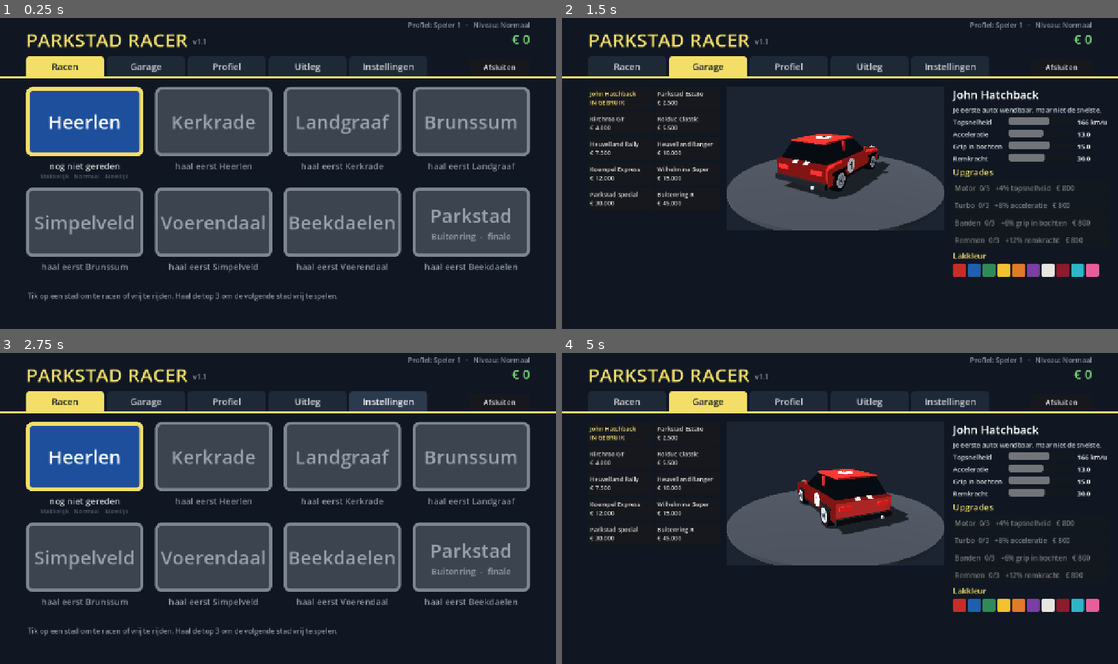
Above: before the commit, frames 1-4 (two rows, left to right).
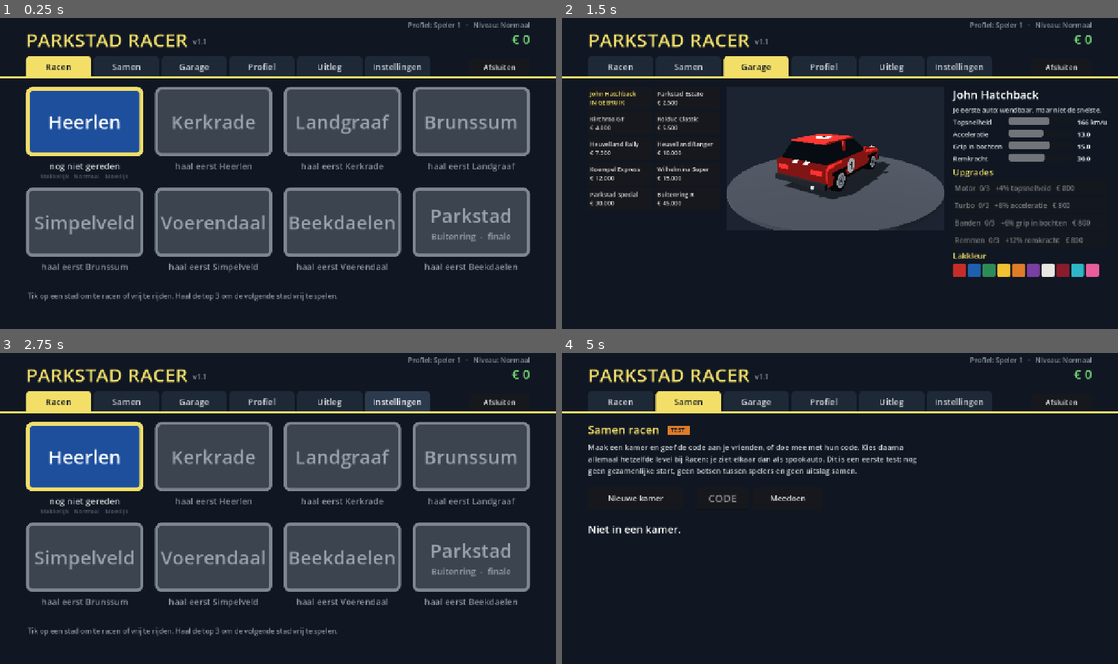
Above: after the commit, the same moments.

Repository: Clippie93/parkstad-racer
Game: Godot game, scene res://scenes/menu.tscn
Same seed, same stepped clock (60 frames per second), same inputs: the game is played once before the commit and once after it. Sound files missing from this copy of the repository are replaced by a short silence.
Inputs (mouse positions are in pixels of both pictures, inside the frame that each line leads up to):
- Up to frame 1 (0.25 s): no input
- Up to frame 2 (1.5 s): click "Racen" at 0.5 s; click "Garage" at 1.25 s
- Up to frame 3 (2.75 s): click "Racen" at 2 s
- Up to frame 4 (5 s): click (689, 402) at 2.75 s, where only the run after the commit has a clickable "Samen"; click "Garage" at 3.5 s; click (689, 402) at 4.25 s, where only the run after the commit has a clickable "Samen"

The runs differ from the first frame. In frame 1, 0.8% of the frame differs, in the area x 8-76%, y 12-19%; in frame 2, 1.6%; in frame 3, 0.9%; in frame 4, 16%, in the area x 4-98%, y 12-84%.

Commit message:
Multiplayer fase 1: tab Samen (test) met kamercode, spookauto's van de andere spelers in hetzelfde level
Co-Authored-By: Claude Opus 5.5 <noreply@anthropic.com>

Diff:
--- a/scripts/game.gd
+++ b/scripts/game.gd
@@ -40,6 +40,30 @@
     _setup_audio()
     _set_tab_icon()
     process_mode = Node.PROCESS_MODE_ALWAYS
+    # voor tests: meteen een kamer in (PARKSTAD_ROOM=ABCD)
+    if OS.get_environment("PARKSTAD_ROOM") != "":
+        net().join(OS.get_environment("PARKSTAD_ROOM"), player_name())
+
+# ---------------------------------------------------------------- samen racen
+# De verbinding met de multiplayer-server hangt aan Game, zodat hij blijft bestaan als
+# het menu de race opstart en terug (zie MULTIPLAYER_PLAN.md, fase 1).
+const NetClient = preload("res://scripts/net_client.gd")
+var _net: Node = null
+
+func net() -> Node:
+    if _net == null:
+        _net = NetClient.new()
+        _net.name = "Net"
+        add_child(_net)
+    return _net
+
+func in_room() -> bool:
+    return _net != null and _net.is_open() and _net.my_id != 0
+
+# Naam van het actieve profiel, voor de andere spelers.
+func player_name() -> String:
+    var n := profile_name()
+    return n if n != "" else "Speler"
 
 # ---------------------------------------------------------------- batterij
 # Beeldjes per seconde: tijdens het racen 60 (of 30 met Batterij sparen); in menu's, de
--- a/scripts/menu.gd
+++ b/scripts/menu.gd
@@ -25,6 +25,11 @@
 var help_page: Control
 var settings_page: Control
 var profile_page: Control
+var together_page: Control
+var together_status: Label
+var together_players: Label
+var together_code: LineEdit
+var together_leave: Button
 var first_level: Button
 var help_box: VBoxContainer
 var controls_help: Label     # Besturing-kolom: tekst hangt af van toetsenbord of aanraken
@@ -43,6 +48,8 @@
     add_child(settings_page)
     profile_page = _profile_page()
     add_child(profile_page)
+    together_page = _together_page()
+    add_child(together_page)
     Game.play_menu_music()
     toast = _label("", 18, Color("f3df68"))
     toast.position = Vector2(LIST_X, 670)
@@ -62,6 +69,9 @@
     help_page.visible = id == "help"
     settings_page.visible = id == "settings"
     profile_page.visible = id == "profile"
+    together_page.visible = id == "together"
+    if id == "together":
+        _refresh_together()
     if id == "race" and first_level != null:
         first_level.call_deferred("grab_focus")
     if scroll != null:
@@ -79,7 +89,7 @@
     await get_tree().process_frame
     if Game.menu_tab != id:
         return
-    var page: Control = {"race": race_page, "settings": settings_page, "profile": profile_page}.get(id, null)
+    var page: Control = {"race": race_page, "settings": settings_page, "profile": profile_page, "together": together_page}.get(id, null)
     if page == null:
         return
     var bottom := 720.0
@@ -684,6 +694,129 @@
                             img.set_pixelv(q, ink)
     return ImageTexture.create_from_image(img)
 
+# ---------------------------------------------------------------- samen racen (test)
+# Fase 1 van de multiplayer (MULTIPLAYER_PLAN.md): kamer maken of meedoen met een code.
+# Daarna kiest iedereen zelf hetzelfde level bij Racen en zie je elkaar als spookauto.
+func _together_page() -> Control:
+    var page := Control.new()
+    page.set_anchors_preset(Control.PRESET_FULL_RECT)
+    page.mouse_filter = Control.MOUSE_FILTER_IGNORE
+    var head := _label("Samen racen", 26, Color("f3df68"))
+    head.position = Vector2(LIST_X, Header.CONTENT_Y)
+    page.add_child(head)
+    var tag := _label("TEST", 14, Color("101722"))
+    var tag_bg := ColorRect.new()
+    tag_bg.color = Color("e07b28")
+    tag_bg.position = Vector2(LIST_X + 182.0, Header.CONTENT_Y + 8.0)
+    tag_bg.size = Vector2(52, 22)
+    page.add_child(tag_bg)
+    tag.position = tag_bg.position + Vector2(8, 1)
+    page.add_child(tag)
+    var info := _label("Maak een kamer en geef de code aan je vrienden, of doe mee met hun code. Kies daarna " +
+        "allemaal hetzelfde level bij Racen: je ziet elkaar dan als spookauto. Dit is een eerste test: " +
+        "nog geen gezamenlijke start, geen botsen tussen spelers en geen uitslag samen.", 17, Color("cfd3d6"))
+    info.autowrap_mode = TextServer.AUTOWRAP_WORD_SMART
+    info.custom_minimum_size = Vector2(780, 0)
+    info.position = Vector2(LIST_X, Header.CONTENT_Y + 46.0)
+    info.size = Vector2(780, 0)
+    page.add_child(info)
+    var y: float = Header.CONTENT_Y + 150.0
+    var make := _card_button("Nieuwe kamer", _new_room)
+    make.position = Vector2(LIST_X, y)
+    make.custom_minimum_size = Vector2(220, 52)
+    page.add_child(make)
+    together_code = LineEdit.new()
+    together_code.placeholder_text = "CODE"
+    together_code.max_length = 4
+    together_code.custom_minimum_size = Vector2(120, 52)
+    together_code.position = Vector2(LIST_X + 250.0, y)
+    together_code.add_theme_font_size_override("font_size", 24)
+    together_code.alignment = HORIZONTAL_ALIGNMENT_CENTER
+    together_code.text_submitted.connect(func(_t): _join_room())
+    page.add_child(together_code)
+    var join := _card_button("Meedoen", _join_room)
+    join.position = Vector2(LIST_X + 380.0, y)
+    join.custom_minimum_size = Vector2(160, 52)
+    page.add_child(join)
+    together_leave = _card_button("Kamer verlaten", func():
+        Game.net().close()
+        _refresh_together())
+    together_leave.position = Vector2(LIST_X + 570.0, y)
+    together_leave.custom_minimum_size = Vector2(190, 52)
+    page.add_child(together_leave)
+    together_status = _label("", 24, Color.WHITE)
+    together_status.position = Vector2(LIST_X, y + 80.0)
+    page.add_child(together_status)
+    together_players = _label("", 19, Color("cfd3d6"))
+    together_players.position = Vector2(LIST_X, y + 124.0)
+    page.add_child(together_players)
+    # bijwerken als er iets verandert in de kamer, en elke seconde (ping)
+    var net := Game.net()
+    net.welcomed.connect(_refresh_together.unbind(3))
+    net.joined.connect(_refresh_together.unbind(2))
+    net.left.connect(_refresh_together.unbind(1))
+    net.host_changed.connect(_refresh_together.unbind(1))
+    net.disconnected.connect(_refresh_together)
+    net.room_created.connect(_on_room_created)
+    net.failed.connect(_on_net_failed)
+    var timer := Timer.new()
+    timer.wait_time = 1.0
+    timer.autostart = true
+    timer.timeout.connect(func():
+        if together_page.visible:
+            _refresh_together())
+    page.add_child(timer)
+    return page
+
+func _on_room_created(code: String) -> void:
+    Game.net().join(code, Game.player_name())
+
+func _on_net_failed(reason: String) -> void:
+    toast.text = reason
+    together_status.text = ""
+    _refresh_together()
+
+func _new_room() -> void:
+    toast.text = ""
+    together_status.text = "Kamer maken..."
+    Game.net().new_room()
+
+func _join_room() -> void:
+    toast.text = ""
+    var code := together_code.text.strip_edges().to_upper()
+    # op de telefoon (web) het venstertje van de browser: daar komt het toetsenbord wel
+    if code.length() != 4 and OS.has_feature("web") and DisplayServer.is_touchscreen_available():
+        var r = JavaScriptBridge.eval("prompt(%s, %s)" % [JSON.stringify("Code van de kamer (4 letters):"), JSON.stringify("")], true)
+        if r == null:
+            return
+        code = String(r).strip_edges().to_upper()
+        together_code.text = code
+    if code.length() != 4:
+        toast.text = "Een kamercode heeft 4 letters."
+        return
+    together_status.text = "Verbinden met %s..." % code
+    Game.net().join(code, Game.player_name())
+
+func _refresh_together() -> void:
+    if together_status == null:
+        return
+    var net := Game.net()
+    together_leave.visible = Game.in_room()
+    if not Game.in_room():
+        if not together_status.text.ends_with("..."):
+            together_status.text = "Niet in een kamer."
+        together_players.text = ""
+        return
+    together_status.text = "Kamer %s  ·  jij bent speler %d%s  ·  ping %d ms" % [net.code, net.my_id,
+        " (host)" if net.is_host() else "", int(net.rtt_ms)]
+    var lines: Array = []
+    var ids: Array = net.players.keys()
+    ids.sort()
+    for id in ids:
+        lines.append("%d.  %s%s%s" % [id, net.players[id], "  (host)" if id == net.host_id else "",
+            "  ← jij" if id == net.my_id else ""])
+    together_players.text = "\n".join(lines)
+
 func _label(text: String, size: int, color: Color) -> Label:
     var l := Label.new()
     l.text = text
--- a/scripts/menu_header.gd
+++ b/scripts/menu_header.gd
@@ -3,7 +3,7 @@
 # Alle tabs horen bij het menu, behalve "garage": dat is een eigen scène.
 const Sfx = preload("res://scripts/sfx.gd")
 
-const TABS := [["race", "Racen"], ["garage", "Garage"], ["profile", "Profiel"], ["help", "Uitleg"], ["settings", "Instellingen"]]
+const TABS := [["race", "Racen"], ["together", "Samen"], ["garage", "Garage"], ["profile", "Profiel"], ["help", "Uitleg"], ["settings", "Instellingen"]]
 const BAR_Y := 92.0
 const TAB_H := 46.0
 const CONTENT_Y := BAR_Y + TAB_H + 24.0
@@ -51,8 +51,8 @@
 	for t in TABS:
 		var b := Button.new()
 		b.text = String(t[1])
-		b.custom_minimum_size = Vector2(180, TAB_H)
-		b.add_theme_font_size_override("font_size", 21)
+		b.custom_minimum_size = Vector2(150, TAB_H)     # zes tabs naast elkaar
+		b.add_theme_font_size_override("font_size", 20)
 		b.focus_mode = Control.FOCUS_NONE
 		_style(b, t[0] == active)
 		var id: String = String(t[0])
--- /dev/null
+++ b/scripts/net_ghosts.gd
@@ -0,0 +1,242 @@
+extends Node
+# Samen racen, fase 1 (zie MULTIPLAYER_PLAN.md): je eigen auto gaat ~15 keer per seconde
+# naar de andere spelers in de kamer, en hun auto's verschijnen hier als spookauto's
+# (nog zonder botsen) met hun naam erboven. Alleen spelers in hetzelfde level zijn te zien.
+#
+# De spookauto's worden getoond waar ze naar verwachting NU zijn: de laatste positie plus
+# snelheid x (servertijd nu - servertijd van het bericht), en daar vloeiend naartoe. Zo
+# staan ze ook goed naast het verkeer (dat op elk scherm op dezelfde plek rijdt).
+const CarLook = preload("res://scripts/car_look.gd")
+
+const SEND_EVERY := 1.0 / 15.0
+const LOOK_EVERY := 5.0          # uiterlijk (auto, kleur, naam) af en toe opnieuw sturen
+const PREDICT_MAX := 0.35        # hoogstens zo ver vooruit voorspellen (s)
+const SNAP_DIST := 12.0          # verder ernaast: meteen naar de juiste plek
+const STALE := 2.0               # zo lang niets gehoord: spookauto verbergen
+const VERSION := 1
+
+var race: Node
+var net: Node
+var ghosts := {}                 # id -> {node, look, p, v, yaw, rx, rz, t, level, lap, got, ...}
+var _send_t := 0.0
+var _look_t := 0.0
+var _stats_t := 0.0
+var sent := 0
+var status: Label
+
+func setup(r: Node) -> void:
+	race = r
+	net = Game.net()
+	net.state.connect(_on_state)
+	net.message.connect(_on_message)
+	net.joined.connect(func(_id, _n): _send_look())
+	net.left.connect(_on_left)
+	_send_look()
+	# statusregel bovenin: kamer, aantal spelers en ping
+	var layer := CanvasLayer.new()
+	layer.layer = 5
+	add_child(layer)
+	status = Label.new()
+	status.add_theme_font_size_override("font_size", 14)
+	status.add_theme_color_override("font_color", Color("f3df68"))
+	status.add_theme_color_override("font_outline_color", Color(0, 0, 0, 0.8))
+	status.add_theme_constant_override("outline_size", 4)
+	status.set_anchors_preset(Control.PRESET_CENTER_TOP)
+	status.position = Vector2(-150, 4)
+	status.size = Vector2(300, 20)
+	status.horizontal_alignment = HORIZONTAL_ALIGNMENT_CENTER
+	layer.add_child(status)
+
+func _exit_tree() -> void:
+	for id in ghosts.keys():
+		_drop(id)
+	if net != null:
+		for sig in [net.state, net.message, net.left]:
+			for c in sig.get_connections():
+				if c["callable"].get_object() == self:
+					sig.disconnect(c["callable"])
+
+# ---------------------------------------------------------------- versturen
+func _send_look() -> void:
+	var id: String = Game.selected_car()
+	var info: Dictionary = Game.Catalog.car(id)
+	net.send_json({"t": "car", "level": Game.current_index, "style": String(info["style"]),
+		"color": Game.car_paint(id).to_html(false), "stripe": (info["stripe"] as Color).to_html(false),
+		"name": Game.player_name()})
+
+func _send_state() -> void:
+	var car: Node3D = race.car
+	if car == null:
+		return
+	var b := StreamPeerBuffer.new()
+	b.put_u8(VERSION)
+	b.put_u8(Game.current_index)
+	b.put_u8(clampi(int(race.player_lap), 0, 255))
+	b.put_double(net.server_time_ms())
+	var p: Vector3 = car.global_position
+	var v: Vector3 = car.velocity
+	for f in [p.x, p.y, p.z, v.x, v.y, v.z, car.global_rotation.y]:
+		b.put_float(f)
+	var tilt: Node3D = car.get("tilt")
+	b.put_float(tilt.rotation.x if tilt != null else 0.0)
+	b.put_float(tilt.rotation.z if tilt != null else 0.0)
+	net.send_state(b.data_array)
+	sent += 1
+
+# ---------------------------------------------------------------- ontvangen
+func _on_message(from: int, msg: Dictionary) -> void:
+	if String(msg.get("t", "")) != "car":
+		return
+	var g := _ghost(from)
+	var look := [String(msg.get("style", "hatch")), String(msg.get("color", "c72d28")),
+		String(msg.get("stripe", "f4f4ee")), String(msg.get("name", "Speler"))]
+	g["level"] = int(msg.get("level", -1))
+	if g["look"] != look:
+		g["look"] = look
+		_build(from)
+
+func _on_state(from: int, data: PackedByteArray) -> void:
+	if data.size() < 47 or data[0] != VERSION:
+		return
+	var b := StreamPeerBuffer.new()
+	b.data_array = data
+	b.seek(1)
+	var g := _ghost(from)
+	g["level"] = b.get_u8()
+	g["lap"] = b.get_u8()
+	var t: float = b.get_double()
+	var now: float = net.server_time_ms()
+	g["p"] = Vector3(b.get_float(), b.get_float(), b.get_float())
+	g["v"] = Vector3(b.get_float(), b.get_float(), b.get_float())
+	g["yaw"] = b.get_float()
+	g["rx"] = b.get_float()
+	g["rz"] = b.get_float()
+	# metingen: hoe oud is een bericht als het aankomt, en hoe regelmatig komen ze
+	var age: float = now - t
+	if g["t"] > 0.0:
+		var gap: float = t - float(g["t"])
+		g["gaps"].append(gap)
+		if g["gaps"].size() > 150:
+			g["gaps"].pop_front()
+	g["ages"].append(age)
+	if g["ages"].size() > 150:
+		g["ages"].pop_front()
+	g["t"] = t
+	g["heard"] = Time.get_ticks_msec()
+	g["got"] += 1
+
+func _on_left(id: int) -> void:
+	_drop(id)
+
+func _ghost(id: int) -> Dictionary:
+	if not ghosts.has(id):
+		ghosts[id] = {"node": null, "look": [], "p": Vector3.ZERO, "v": Vector3.ZERO, "yaw": 0.0,
+			"rx": 0.0, "rz": 0.0, "t": 0.0, "level": -1, "lap": 0, "got": 0, "heard": 0,
+			"gaps": [], "ages": [], "placed": false}
+	return ghosts[id]
+
+func _drop(id: int) -> void:
+	if ghosts.has(id):
+		var n = ghosts[id]["node"]
+		if n != null and is_instance_valid(n):
+			n.queue_free()
+		ghosts.erase(id)
+
+# Spookauto opbouwen in het uiterlijk dat de speler heeft gekozen.
+func _build(id: int) -> void:
+	var g: Dictionary = ghosts[id]
+	if g["node"] != null and is_instance_valid(g["node"]):
+		g["node"].queue_free()
+	var look: Array = g["look"]
+	var root := Node3D.new()
+	root.name = "Ghost_%d" % id
+	var tilt := Node3D.new()
+	tilt.name = "Tilt"
+	root.add_child(tilt)
+	CarLook.build(tilt, Color(look[1]), Color(look[2]), look[0], id)     # spelernummer als startnummer
+	var lab := Label3D.new()
+	lab.text = look[3]
+	lab.font_size = 56
+	lab.pixel_size = 0.01
+	lab.outline_size = 12
+	lab.billboard = BaseMaterial3D.BILLBOARD_ENABLED
+	lab.no_depth_test = true
+	lab.fixed_size = false
+	lab.position = Vector3(0, 2.6, 0)
+	lab.modulate = Color("f3df68")
+	root.add_child(lab)
+	root.visible = false
+	race.world.add_child(root)
+	g["node"] = root
+	g["placed"] = false
+
+# ---------------------------------------------------------------- elk beeldje
+func _process(delta: float) -> void:
+	if net == null or not Game.in_room():
+		return
+	_send_t -= delta
+	if _send_t <= 0.0:
+		_send_t += SEND_EVERY
+		if _send_t < 0.0:
+			_send_t = SEND_EVERY
+		_send_state()
+	_look_t -= delta
+	if _look_t <= 0.0:
+		_look_t = LOOK_EVERY
+		_send_look()
+	var now: float = net.server_time_ms()
+	var k: float = 1.0 - exp(-14.0 * delta)
+	for id in ghosts:
+		var g: Dictionary = ghosts[id]
+		var n: Node3D = g["node"]
+		if n == null or not is_instance_valid(n):
+			continue
+		var fresh: bool = Time.get_ticks_msec() - int(g["heard"]) < int(STALE * 1000.0)
+		n.visible = fresh and int(g["level"]) == Game.current_index and int(g["got"]) > 0
+		if not n.visible:
+			continue
+		var ahead: float = clampf((now - float(g["t"])) / 1000.0, 0.0, PREDICT_MAX)
+		var target: Vector3 = g["p"] + g["v"] * ahead
+		if not g["placed"] or n.global_position.distance_to(target) > SNAP_DIST:
+			n.global_position = target
+			n.rotation.y = g["yaw"]
+			g["placed"] = true
+		else:
+			n.global_position = n.global_position.lerp(target, k)
+			n.rotation.y = lerp_angle(n.rotation.y, g["yaw"], k)
+		var tilt: Node3D = n.get_node("Tilt")
+		tilt.rotation.x = lerpf(tilt.rotation.x, g["rx"], k)
+		tilt.rotation.z = lerpf(tilt.rotation.z, g["rz"], k)
+	if status != null:
+		var here := 1
+		for id in ghosts:
+			if int(ghosts[id]["level"]) == Game.current_index:
+				here += 1
+		status.text = "Samen  %s  ·  %d in dit level  ·  ping %d ms" % [net.code, here, int(net.rtt_ms)]
+	_stats_t -= delta
+	if _stats_t <= 0.0:
+		_stats_t = 5.0
+		print(stats_text())
+
+# Metingen voor fase 1: per spookauto hoe oud de berichten bij aankomst zijn en hoe
+# regelmatig ze komen (gemiddeld en de grootste gat).
+func stats_text() -> String:
+	var parts := ["NET ping %d ms, verstuurd %d" % [int(net.rtt_ms), sent]]
+	for id in ghosts:
+		var g: Dictionary = ghosts[id]
+		var ages: Array = g["ages"]
+		var gaps: Array = g["gaps"]
+		if ages.is_empty():
+			continue
+		var a := 0.0
+		for x in ages:
+			a += float(x)
+		var gm := 0.0
+		var gx := 0.0
+		for x in gaps:
+			gm += float(x)
+			gx = maxf(gx, float(x))
+		parts.append("speler %d (%s): ontvangen %d, leeftijd %d ms, tussenpoos %d ms (max %d)" % [id,
+			(g["look"] as Array)[3] if not (g["look"] as Array).is_empty() else "?", int(g["got"]),
+			int(a / float(ages.size())), int(gm / maxf(1.0, float(gaps.size()))), int(gx)])
+	return " | ".join(parts)
--- a/scripts/race.gd
+++ b/scripts/race.gd
@@ -6,6 +6,8 @@
 const ScreenFit = preload("res://scripts/screen_fit.gd")
 const Kit = preload("res://scripts/build_kit.gd")
 const TrafficCar = preload("res://scripts/traffic_car.gd")
+const NetGhosts = preload("res://scripts/net_ghosts.gd")
+var net_ghosts: Node = null
 const RivalDriver = preload("res://scripts/rival_driver.gd")
 const Police = preload("res://scripts/police.gd")
 const DutchStreets = preload("res://scripts/levels/dutch_streets.gd")
@@ -186,6 +188,12 @@
 	_traffic()
 	_build_police_spare()
 	_hud()
+	# samen racen: eigen auto versturen en de anderen als spookauto tonen
+	if Game.in_room():
+		net_ghosts = NetGhosts.new()
+		net_ghosts.name = "NetGhosts"
+		add_child(net_ghosts)
+		net_ghosts.setup(self)
 	await _prewarm()
 	await _loaded_step(bar, 1.0)
 	screen.queue_free()
Not shown, added: scripts/net_ghosts.gd.uid
Not shown, changed: MULTIPLAYER_PLAN.md
